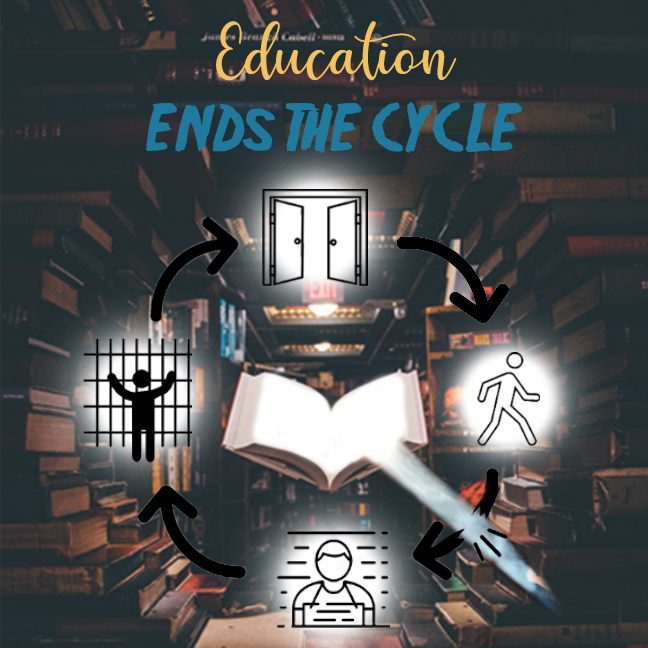
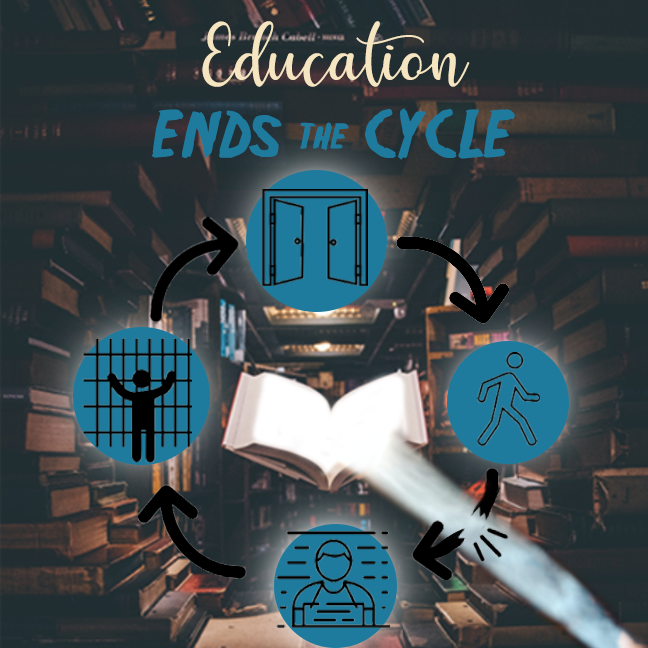
Layer changes from the first 648×648 image to the second:
added layer "Ellipse 1" (1st of 4) above "Ellipse 1" over [274, 524, 397, 648]
added layer "Ellipse 1" (2nd of 4) above "Ellipse 1" over [447, 341, 569, 464]
added layer "Ellipse 1" (3rd of 4) above "Ellipse 1" over [246, 170, 387, 312]
added layer "Ellipse 1" (4th of 4) above "tom-gainor-LjXBIZg_PNA-unsplash" over [73, 327, 210, 465]
painted on "tom-gainor-LjXBIZg_PNA-unsplash" over [188, 377, 648, 648]
added layer "the" above "Education ENDs CYCLE" over [300, 122, 349, 151]
renamed "Education ENDs THE CYCLE" to "Education ENDs CYCLE", painted on it over [145, 21, 522, 160]
